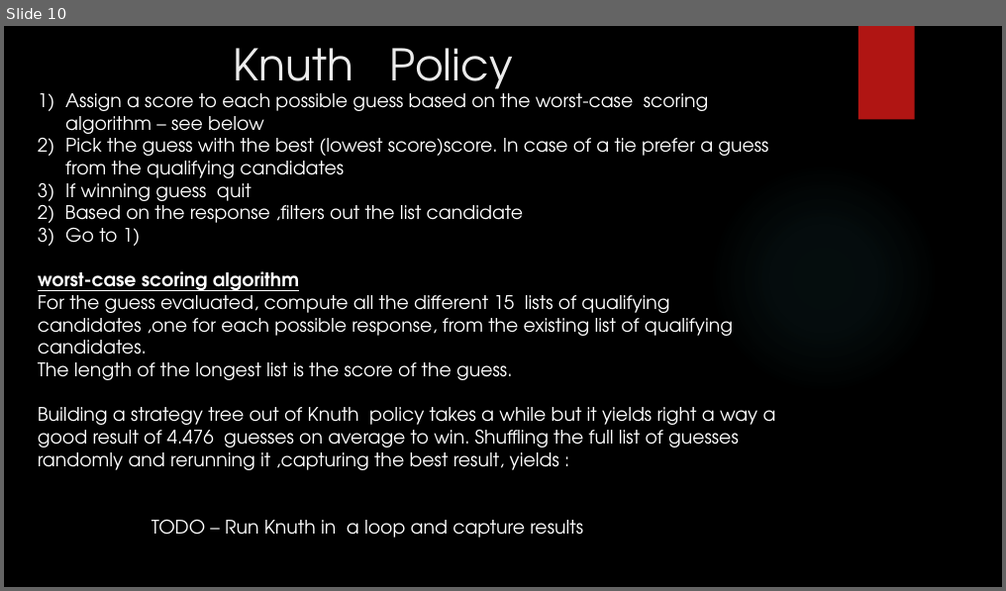
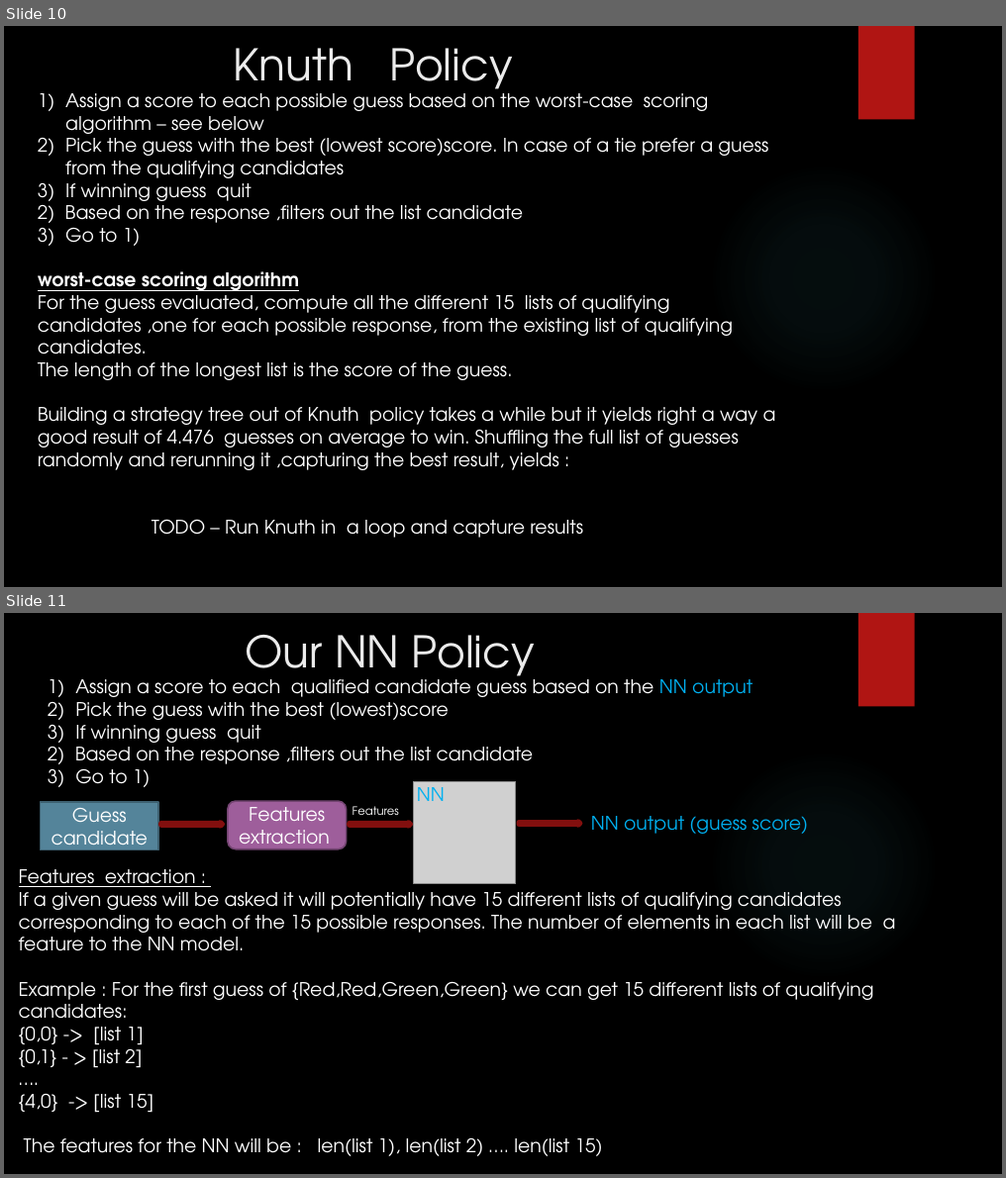
Before and after one commit to gilsh2/final_ai_project, a slide deck: ai_final_project_mastermind.pptx. Shown one above the other, each under a label of ours: slide 10 before the commit, slides 10 and 11 after it. The pictures are 1006x591 and 1006x1178 pixels, drawn with LibreOffice and Linux fonts; fonts in the diff are those of the drawing; grey boxes stand for pictures; background and template pictures are left out. Boxes give left, top, right and bottom in pixels: in the first picture for what was removed or moved away, otherwise in the second. Text is boxed around its words. In the diff, an @@ line names an element or a change of style, - is before the commit and + after.

Commit message:
add ppt for final presentation

```diff
--- a/ai_final_project_mastermind.pptx
+++ b/ai_final_project_mastermind.pptx
@@ slide 11 added at <box>4,613,1002,1174</box>, background picture (left out); not listed: 2 template elements that a slide beside it also shows @@
@@ text added at <box>246,635,535,688</box>, 42 pt, text #EBEBEB @@
+Our NN Policy
@@ text added at <box>48,674,752,787</box>, 18 pt, text #FFFFFF @@
+1) Assign a score to each qualified candidate guess based on the NN output
+2) Pick the guess with the best (lowest)score
+3) If winning guess quit
+2) Based on the response ,filters out the list candidate
+3) Go to 1)
@@ picture added at <box>414,781,515,883</box> @@
@@ text added at <box>417,787,445,801</box>, 18 pt, text #00B0F0 @@
+NN
@@ rectangle added at <box>40,802,158,850</box>, fill #54849A, outline #3E6272 1.5 pt, 18 pt, text #FFFFFF @@
+Guess candidate
@@ rounded rectangle added at <box>228,801,347,849</box>, fill #9E5E9B, outline #754673 1.5 pt, 18 pt, text #FFFFFF @@
+Features extraction
@@ text added at <box>352,806,399,822</box>, 11 pt, text #FFFFFF @@
+Features
@@ text added at <box>591,816,808,834</box>, 18 pt, text #00B0F0 @@
+NN output (guess score)
@@ right arrow added at <box>161,823,223,827</box>, fill #B01513, outline #82100E 4.75 pt @@
@@ right arrow added at <box>350,823,411,827</box>, fill #B01513, outline #82100E 4.75 pt @@
@@ right arrow added at <box>519,822,580,826</box>, fill #B01513, outline #82100E 4.75 pt @@
@@ text added at <box>19,869,896,1157</box>, 18 pt, text #FFFFFF @@
+Features extraction :
+If a given guess will be asked it will potentially have 15 different lists of qualifying candidates corresponding to each of the 15 possible responses. The number of elements in each list will be a feature to the NN model.
+Example : For the first guess of {Red,Red,Green,Green} we can get 15 different lists of qualifying candidates:
+{0,0} -> [list 1]
+{0,1} - > [list 2]
+….
+{4,0} -> [list 15]
+The features for the NN will be : len(list 1), len(list 2) …. len(list 15)
```
Also in this commit, not shown: 1 other slide added, 1 slide removed.
